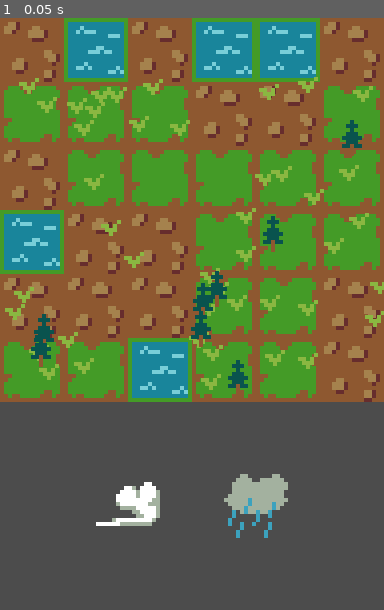
Above: before the commit, frame 1.
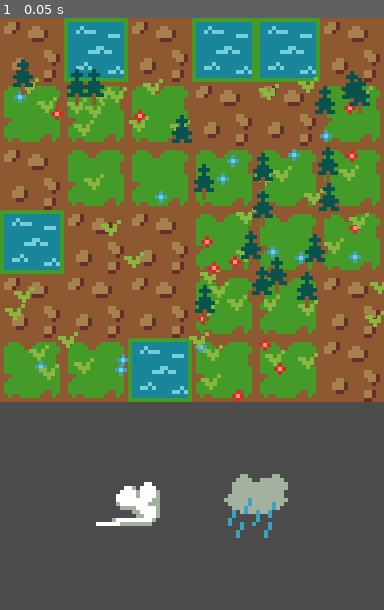
Above: after the commit, the same moment.

Repository: MrBSmith/Haven
Game: Godot game, scene res://Scenes/Garden/Garden.tscn
Two runs of this game, one before a commit and one after it. Both use one fixed random seed, a clock stepped at 60 frames per second and the inputs below.
Inputs:
- Up to frame 1 (0.05 s): no input

The runs differ from the first frame. In frame 1, 4.5% of the frame differs, in the area x 3-97%, y 6-65%.

Commit message:
Add a default wetness, and correct tile type

Diff:
--- a/AbstractClasses/Tile.gd
+++ b/AbstractClasses/Tile.gd
@@ -25,7 +25,7 @@
 #### ACCESSORS ####
 
 func get_type():
-	return "Tile"
+	return type.get_type()
 
 func set_grid_position(value: Vector2):
 	grid_position = value
@@ -48,6 +48,9 @@
 
 #### LOGIC ####
 
+
+# Generate the flora of the tile, based on its type
+# Called by the grid when the tile is generated
 func generate_flora():
 	generate_plant(Globals.grass, type.min_grass_nb, type.max_grass_nb, 70, true)
 	generate_plant(Globals.flower_types, type.min_flower_nb, type.max_flower_nb, 70, true)
@@ -56,9 +59,12 @@
 	emit_signal("tile_created")
 
 
-# Return true if the tile is wet enough to grow plant
-func is_growable() -> bool:
-	return get_wetness() > type.growable_min_wetness
+# Set the wetness of the tile, based on its type at the middle of its wet range
+# Called by the grid when the tile is generated
+func generate_wetness():
+	var default_wetness = type.dry_threshold + (float(type.wet_threshold - type.dry_threshold) / 2)
+	set_wetness(default_wetness)
+
 
 # Generate the given plant n times, n beeing between min_nb and max_nb,
 # With a spawn porbability determined by spwan_chance (must be a value between 0 and 100)
@@ -99,6 +105,11 @@
 		update_tile_type()
 
 
+# Return true if the tile is wet enough to grow plant
+func is_growable() -> bool:
+	return get_wetness() > type.growable_min_wetness
+
+
 # Return all the plants on the tile in an array
 func get_all_plants() -> Array:
 	return grass_group_node.get_children() + trees_group_node.get_children()\
--- a/Scenes/Animations/MovingSeed/MovingSeed.gd
+++ b/Scenes/Animations/MovingSeed/MovingSeed.gd
@@ -5,7 +5,7 @@
 var velocity := Vector2.ZERO setget set_velocity, get_velocity
 var tree_type : PackedScene = null setget set_tree_type, get_tree_type
 
-signal seed_planted (seed_pos, tree_type)
+signal seed_planted(seed_pos, tree_type)
 
 #### ACCESSORS ####
 
--- a/Scenes/Garden/Grid.gd
+++ b/Scenes/Garden/Grid.gd
@@ -71,14 +71,17 @@
 	add_child(new_tile)
 
 	new_tile.call_deferred("change_tile_type", tile_type)
+	new_tile.call_deferred("generate_wetness")
 
 
+# Clear every tile in the grid
 func clear_grid():
 	var tile_array = get_tile_array()
 	for tile in tile_array:
 		tile.queue_free()
 
 
+# Clear the grid then reroll it
 func reroll_grid():
 	clear_grid()
 	generate_grid()
@@ -148,8 +151,9 @@
 func on_seed_planted(pos: Vector2, tree_type: PackedScene):
 	var tile = get_tile_at_world_pos(pos)
 	var new_plant : Plant = tree_type.instance()
+	var tile_type : String = tile.get_type()
 
-	if tile == null or (tile.get_type() != "Soil" and tile.get_type() != "Grass"):
+	if tile == null or (tile_type != "Soil" and tile_type != "Grass"):
 		return
 
 	if !tile.is_growable():
--- a/Scenes/Tiles/TileType/Grass/GrassTile.tscn
+++ b/Scenes/Tiles/TileType/Grass/GrassTile.tscn
@@ -8,7 +8,9 @@
 script = ExtResource( 2 )
 growable_plants_array = PoolStringArray(  )
 max_grass_nb = 6
+max_flower_nb = 4
 max_tree_nb = 5
+growable_min_wetness = 400
 
 [node name="Sprite" parent="." index="0"]
 texture = ExtResource( 3 )
--- a/Scenes/Tiles/TileType/TileType.gd
+++ b/Scenes/Tiles/TileType/TileType.gd
@@ -2,8 +2,6 @@
 class_name TileType
 
 export var growable_plants_array : PoolStringArray
-
-export var growable_min_wetness : int = 33
 
 export var min_grass_nb : int = 0
 export var max_grass_nb : int = 6
@@ -14,6 +12,7 @@
 
 export var dry_threshold : int =  0
 export var wet_threshold : int =  100
+export var growable_min_wetness : int = 33
 
 export var more_dry_tile_type : String = ""
 export var more_wet_tile_type : String = ""
